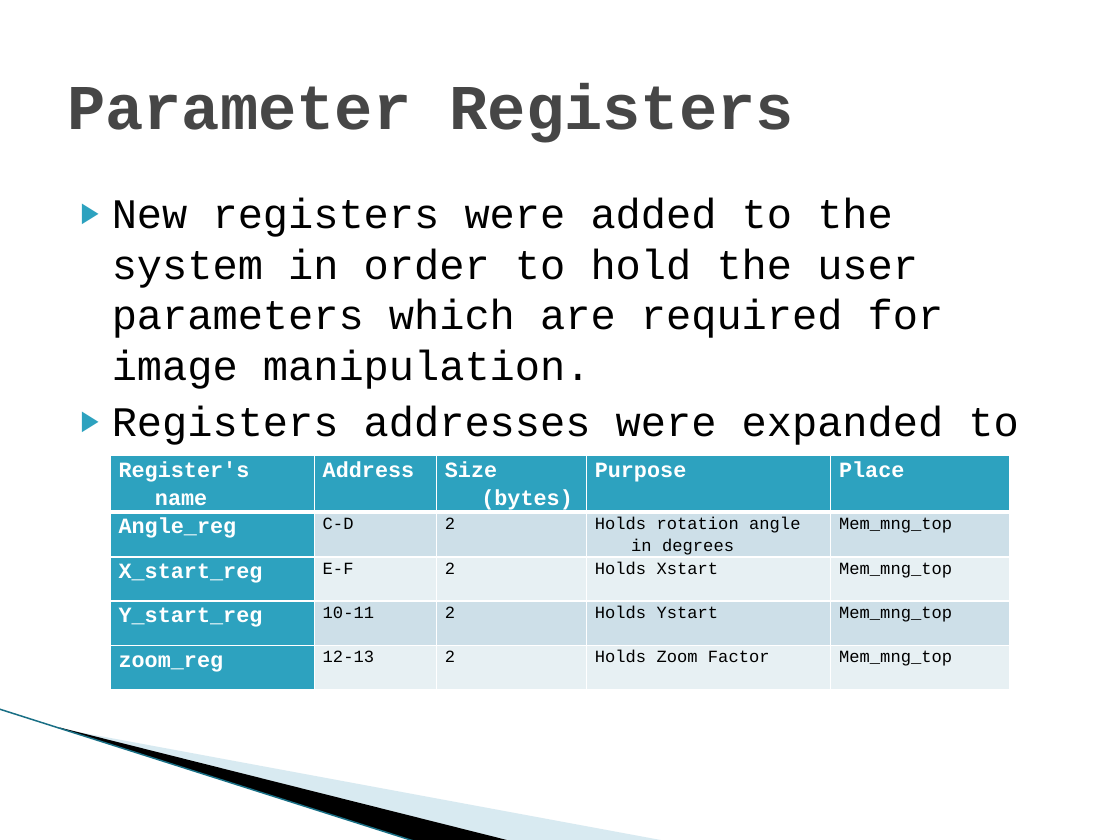
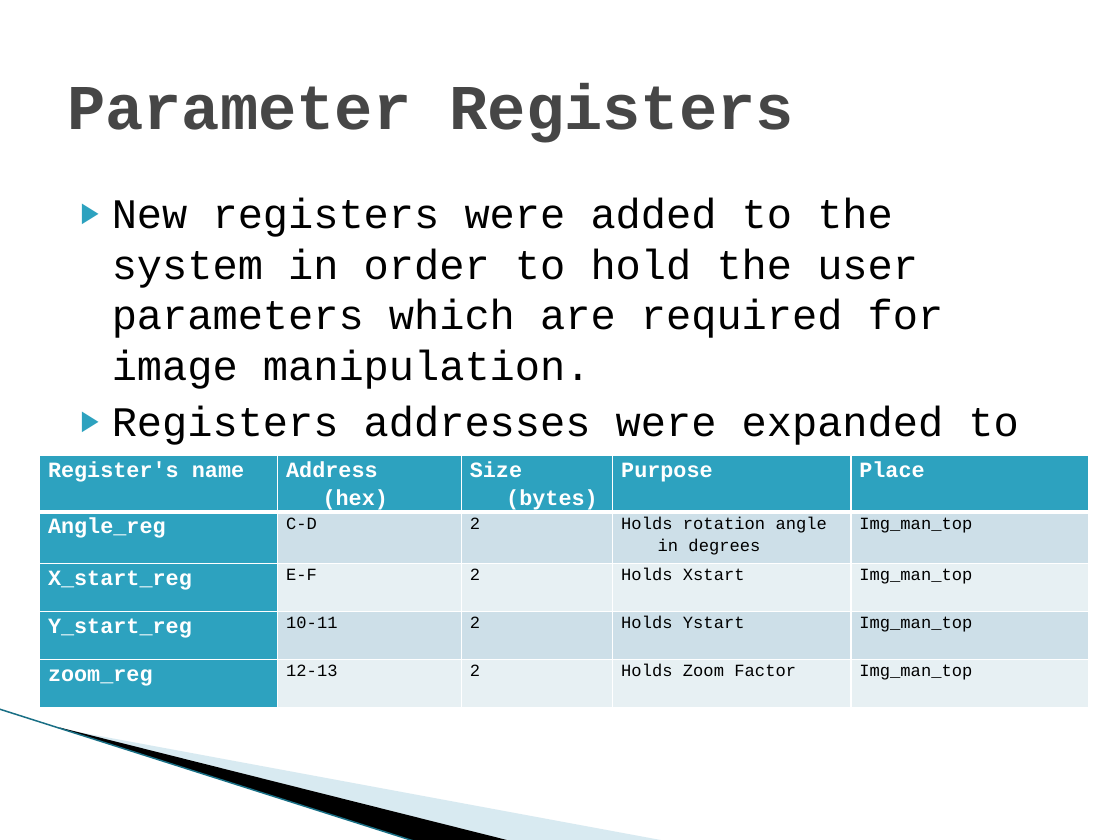
Before and after one commit to shizzz88/image-rotation-technion-ee, a slide deck: slide 9 of Presentation/Mid_Presentation.pptx. Drawn at 1120x840 pixels with LibreOffice and Linux fonts; fonts in the diff are those of the drawing; background and template pictures are left out. Boxes give left, top, right and bottom in pixels: in the first picture for what was removed or moved away, otherwise in the second. Text is boxed around its words. In the diff, an @@ line names an element or a change of style, - is before the commit and + after.

```diff
--- a/Presentation/Mid_Presentation.pptx
+++ b/Presentation/Mid_Presentation.pptx
@@ table at [39, 455, 1090, 690] @@
-row 1, column 2: Address
+row 1, column 2: Address (hex)
-row 2, column 5: Mem_mng_top
+row 2, column 5: Img_man_top
-row 3, column 5: Mem_mng_top
+row 3, column 5: Img_man_top
-row 4, column 5: Mem_mng_top
+row 4, column 5: Img_man_top
-row 5, column 5: Mem_mng_top
+row 5, column 5: Img_man_top
@@ table: place and size @@
-table at [110, 455, 1009, 676]
+table at [39, 455, 1090, 690]
```
Also in this commit, not shown: 3 other slides changed, 1 other file.
